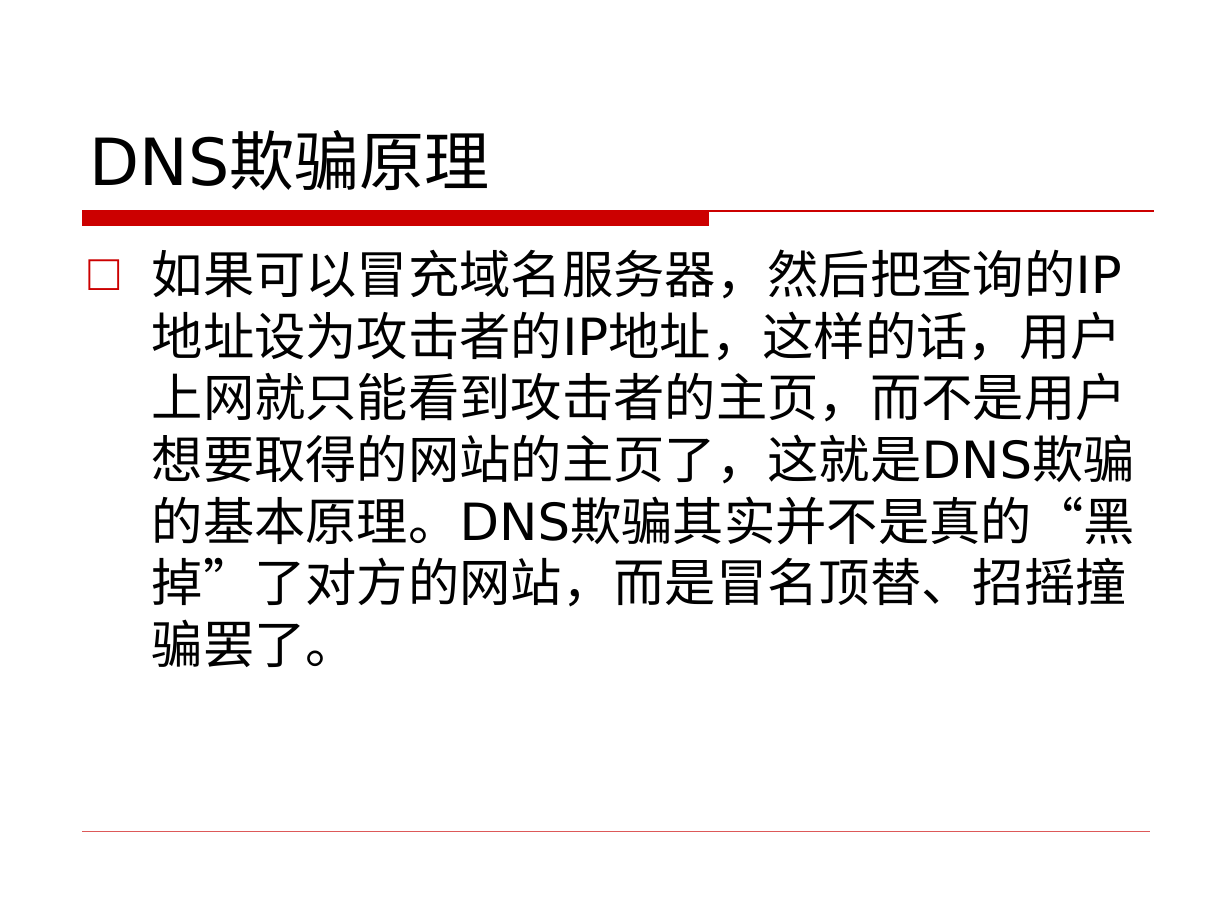
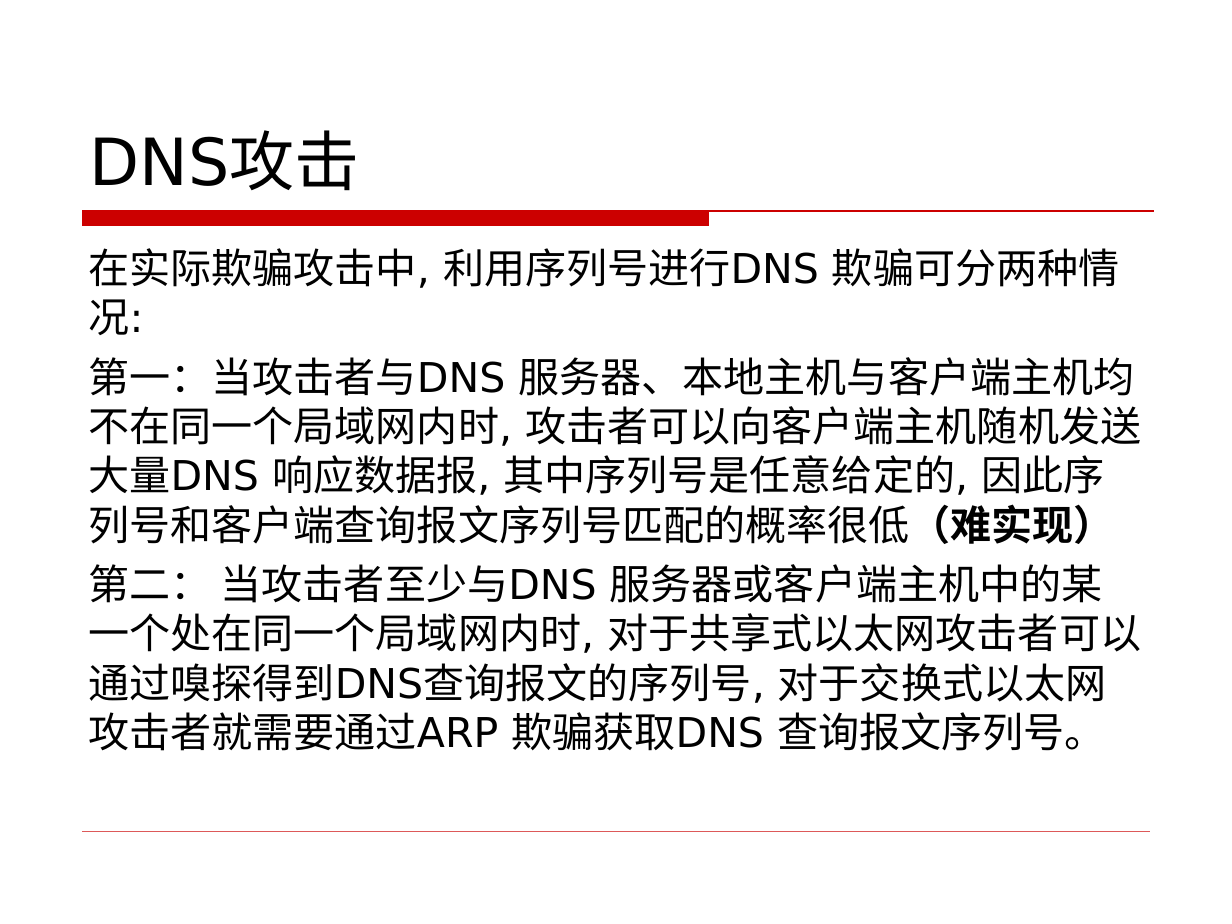
Before and after one commit to CUCCS/ns, a slide deck: slide 7 of 2016-2/MRL_YQY/DNS欺骗.ppt (slide 3 before the commit). Drawn at 1232x924 pixels with LibreOffice and Linux fonts; fonts in the diff are those of the drawing; background and template pictures are left out. Boxes give left, top, right and bottom in pixels: in the first picture for what was removed or moved away, otherwise in the second. Text is boxed around its words. In the diff, an @@ line names an element or a change of style, - is before the commit and + after.

Commit message:
1028-DNS欺骗PPT更新
添加了参考文献备注，补充了一些解释

```diff
--- a/2016-2/MRL_YQY/DNS欺骗.ppt
+++ b/2016-2/MRL_YQY/DNS欺骗.ppt
@@ title at (89, 132, 359, 191): text changed @@
-DNS欺骗原理
+DNS攻击
@@ text at (88, 248, 1141, 751): text changed; size 30 to 24 pt @@
-□ 如果可以冒充域名服务器，然后把查询的IP地址设为攻击者的IP地址，这样的话，用户上网就只能看到攻击者的主页，而不是用户想要取得的网站的主页了，这就是DNS欺骗的基本原理。DNS欺骗其实并不是真的“黑掉”了对方的网站，而是冒名顶替、招摇撞骗罢了。
+在实际欺骗攻击中, 利用序列号进行DNS 欺骗可分两种情况:
+第一：当攻击者与DNS 服务器、本地主机与客户端主机均不在同一个局域网内时, 攻击者可以向客户端主机随机发送大量DNS 响应数据报, 其中序列号是任意给定的, 因此序列号和客户端查询报文序列号匹配的概率很低（难实现）
+第二： 当攻击者至少与DNS 服务器或客户端主机中的某一个处在同一个局域网内时, 对于共享式以太网攻击者可以通过嗅探得到DNS查询报文的序列号, 对于交换式以太网攻击者就需要通过ARP 欺骗获取DNS 查询报文序列号。
```
Also in this commit, not shown: 2 other slides changed, 7 slides added, 1 slide removed.
